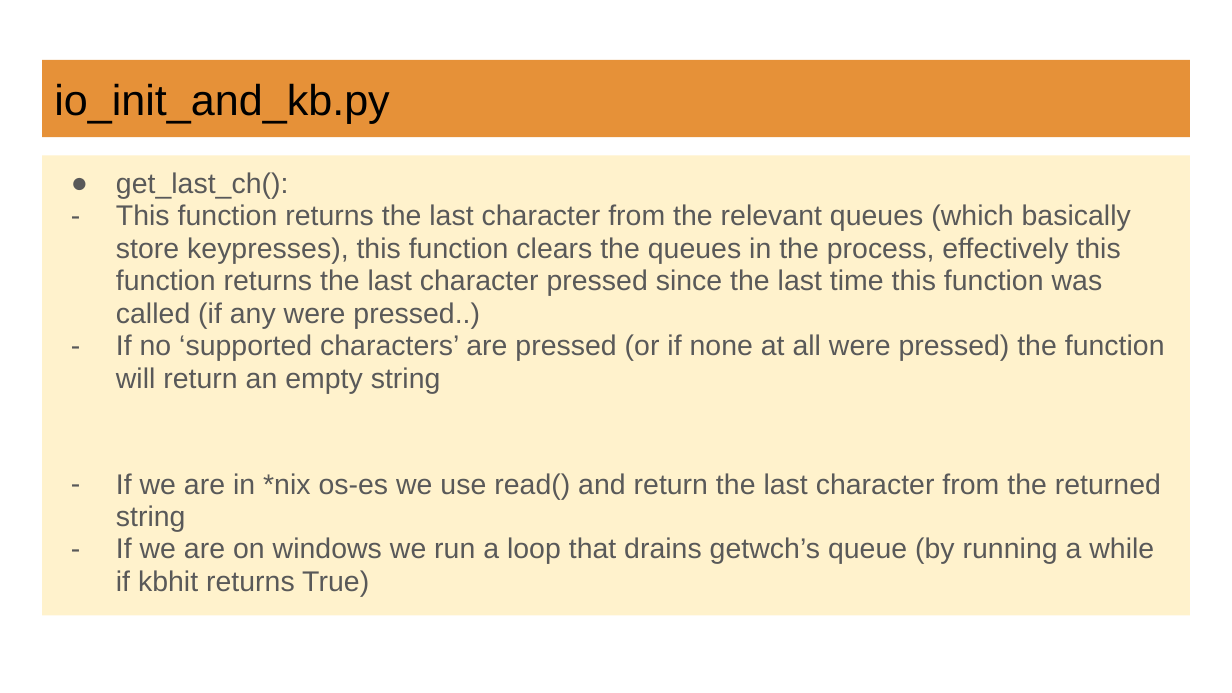
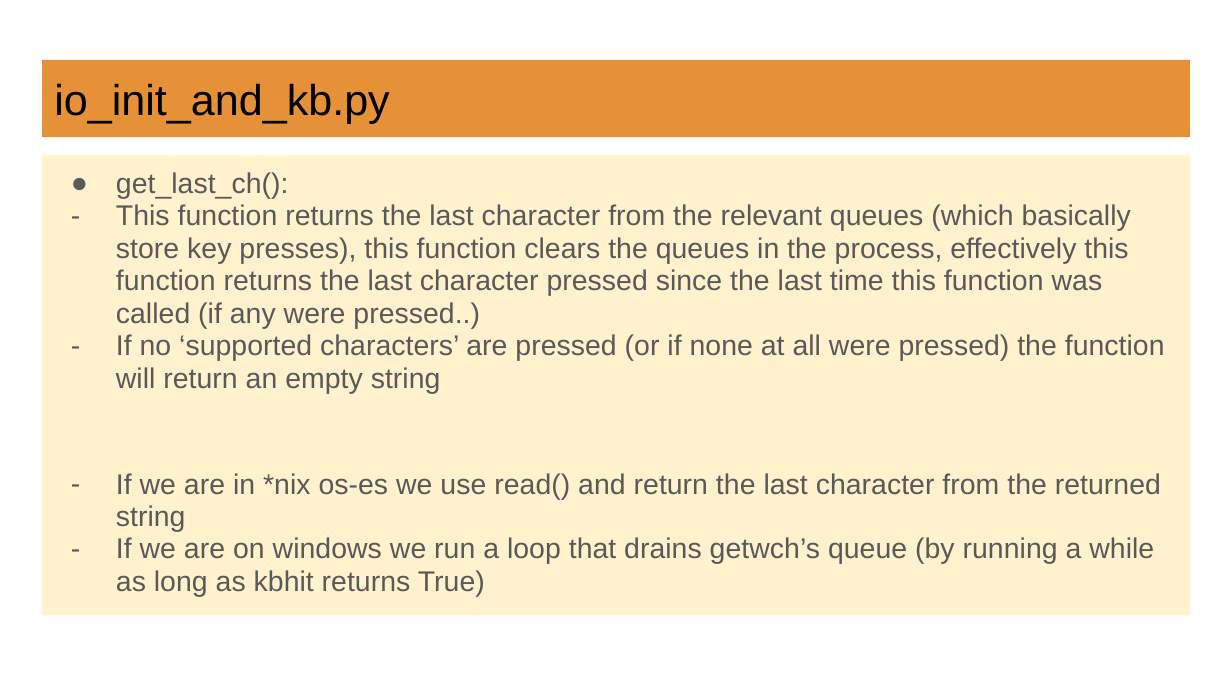
Before and after one commit to Rusomati/flappy_bird, a slide deck: slide 14 of flappy bird documentation.pptx. Drawn at 1232x693 pixels with LibreOffice and Linux fonts; fonts in the diff are those of the drawing. Boxes give left, top, right and bottom in pixels: in the first picture for what was removed or moved away, otherwise in the second. Text is boxed around its words. In the diff, an @@ line names an element or a change of style, - is before the commit and + after.

```diff
--- a/flappy bird documentation.pptx
+++ b/flappy bird documentation.pptx
@@ text at [116,204,1131,329]: spaces changed @@
-– This function returns the last character from the relevant queues (which basically store keypresses), this function clears the queues in the process, effectively this function returns the last character pressed since the last time this function was called (if any were pressed..)
+– This function returns the last character from the relevant queues (which basically store key presses), this function clears the queues in the process, effectively this function returns the last character pressed since the last time this function was called (if any were pressed..)
@@ text at [116,537,1154,597]: text changed @@
-– If we are on windows we run a loop that drains getwch’s queue (by running a while if kbhit returns True)
+– If we are on windows we run a loop that drains getwch’s queue (by running a while as long as kbhit returns True)
```
Also in this commit, not shown: 23 other slides changed, 1 other file.
